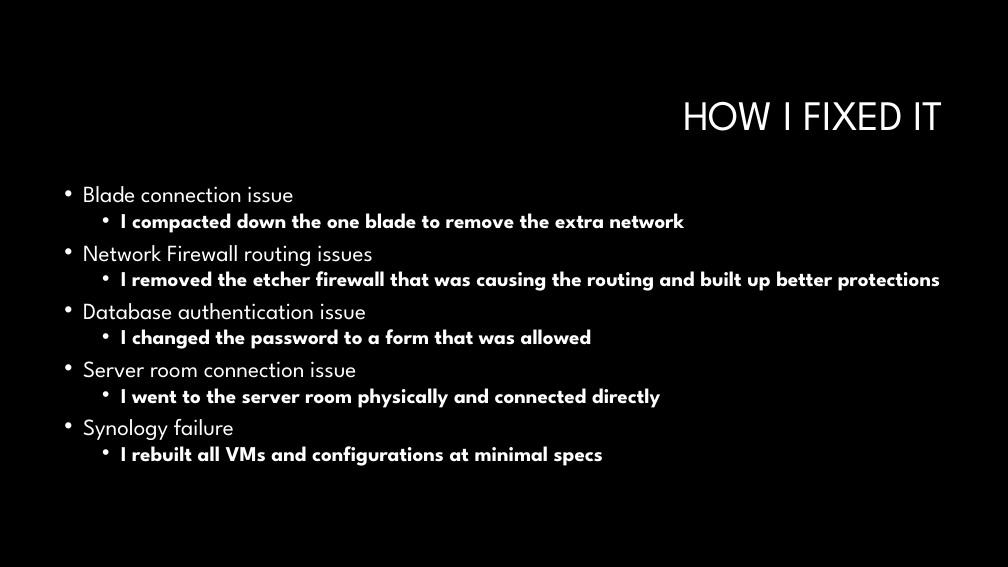
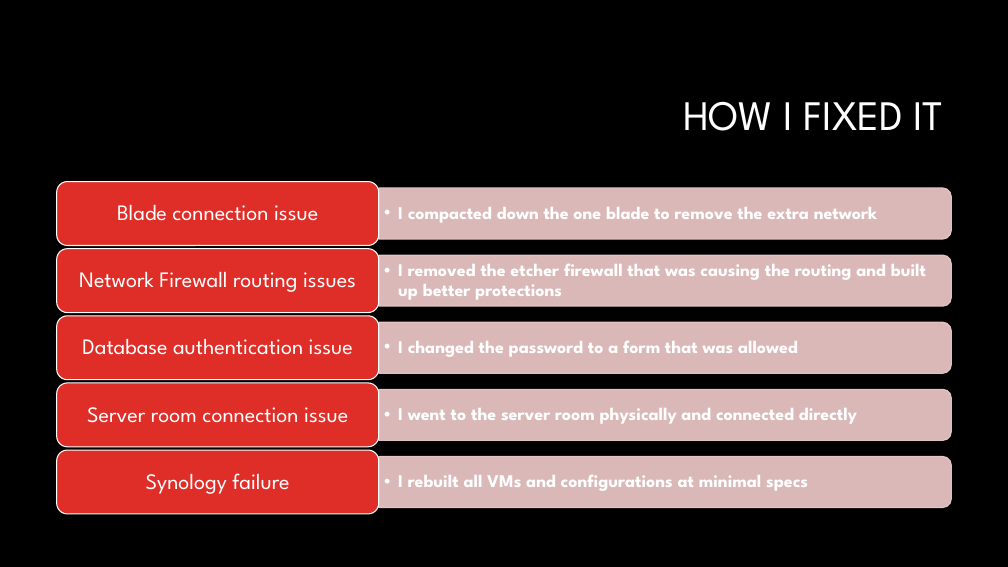
Before and after one commit to supertrey2004/Secure-Multi-Layer-Network-Project---Capstone, a slide deck: slide 7 of Docs/other/Slideshow.pptx (slide 9 before the commit). Drawn at 1008x567 pixels with LibreOffice and Linux fonts; fonts in the diff are those of the drawing; background and template pictures are left out. Boxes give left, top, right and bottom in pixels: in the first picture for what was removed or moved away, otherwise in the second. Text is boxed around its words. In the diff, an @@ line names an element or a change of style, - is before the commit and + after.

```diff
--- a/Docs/other/Slideshow.pptx
+++ b/Docs/other/Slideshow.pptx
@@ text removed at [83, 186, 940, 466] @@
-• Blade connection issue
-  • I compacted down the one blade to remove the extra network
-• Network Firewall routing issues
-  • I removed the etcher firewall that was causing the routing and built up better protections
-• Database authentication issue
-  • I changed the password to a form that was allowed
-• Server room connection issue
-  • I went to the server room physically and connected directly
-• Synology failure
-  • I rebuilt all VMs and configurations at minimal specs
@@ group added at [57, 181, 952, 514]: 10 texts, 5 round same rects, 5 rounded rectangles @@
+  • I compacted down the one blade to remove the extra network
+Blade connection issue
+  • I removed the etcher firewall that was causing the routing and built up better protections
+Network Firewall routing issues
+  • I changed the password to a form that was allowed
+Database authentication issue
+  • I went to the server room physically and connected directly
+Server room connection issue
+  • I rebuilt all VMs and configurations at minimal specs
+Synology failure
```
Also in this commit, not shown: 5 other slides changed, 2 slides added, 4 slides removed, 4 other files.
